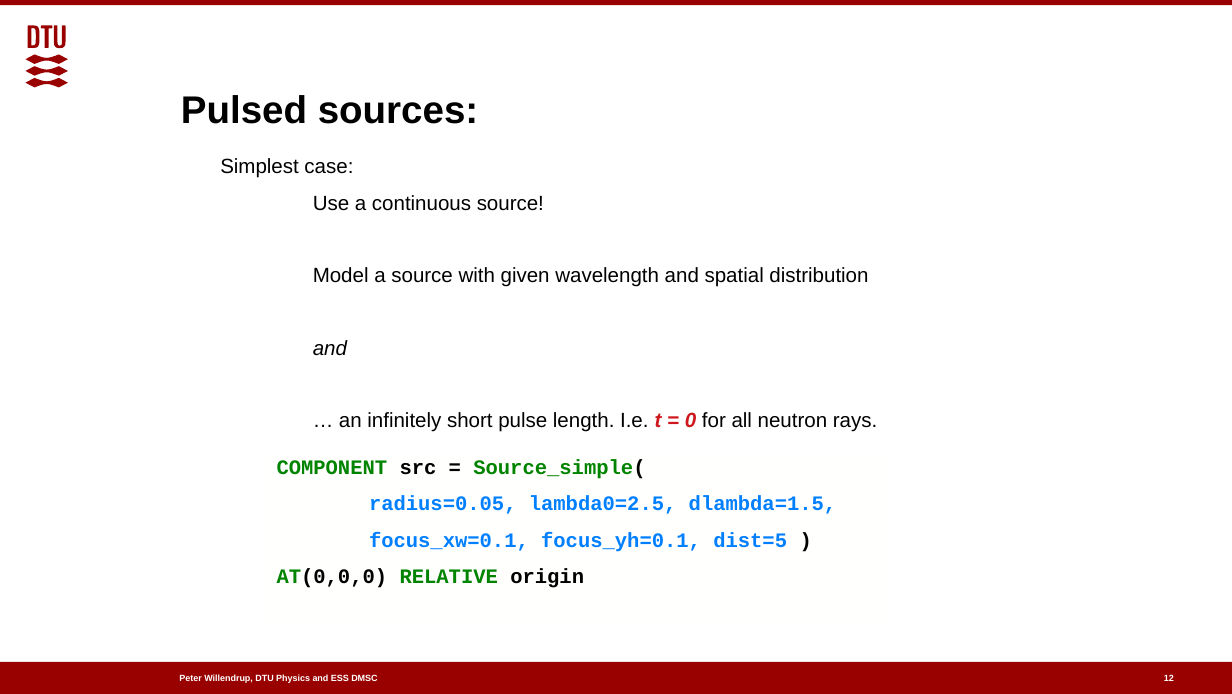
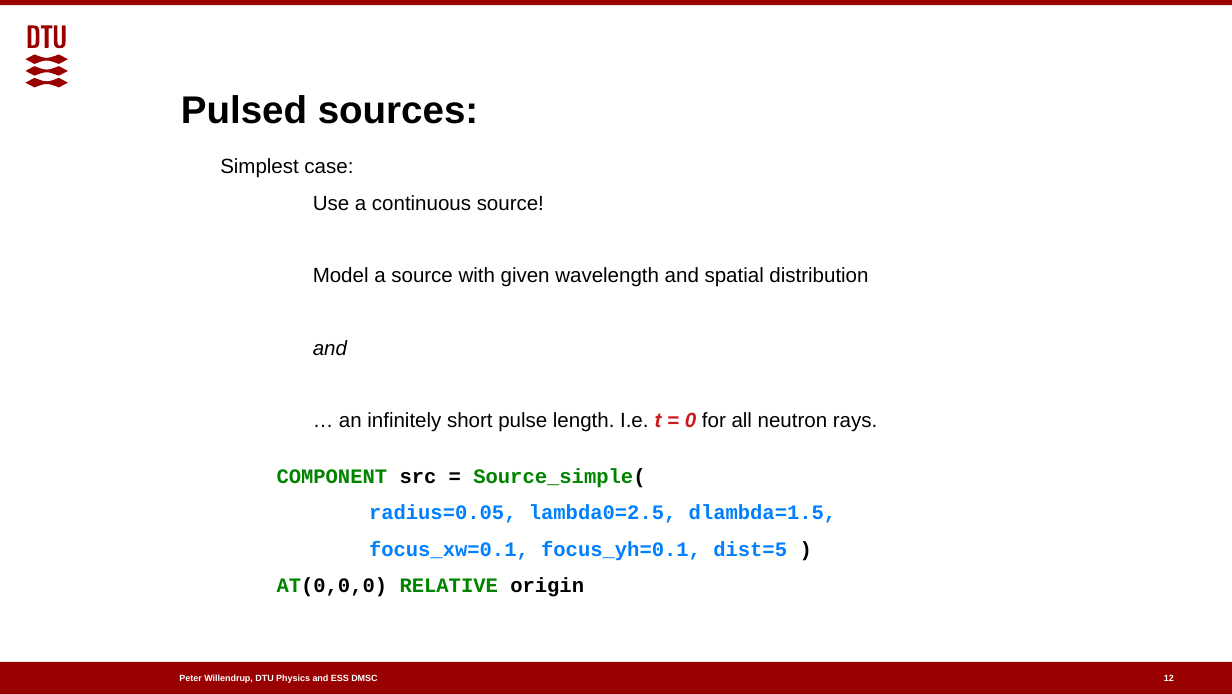
Before and after one commit to McStasMcXtrace/Schools, a slide deck: slide 12 of 2024/NECSA_October_2024/01_Monday_October_7th/02_McStas_sources_and_monitors/Sources_and_Monitors_part_2.pptx. Drawn at 1232x694 pixels with LibreOffice and Linux fonts; fonts in the diff are those of the drawing; background and template pictures are left out. Boxes give left, top, right and bottom in pixels: in the first picture for what was removed or moved away, otherwise in the second. Text is boxed around its words. In the diff, an @@ line names an element or a change of style, - is before the commit and + after.

```diff
--- a/2024/NECSA_October_2024/01_Monday_October_7th/02_McStas_sources_and_monitors/Sources_and_Monitors_part_2.pptx
+++ b/2024/NECSA_October_2024/01_Monday_October_7th/02_McStas_sources_and_monitors/Sources_and_Monitors_part_2.pptx
@@ text "COMPONENT src = Source_simple(" rewrapped from [272, 459, 884, 459] to [277, 469, 837, 597] @@
```
Also in this commit, not shown: 6 other slides changed, 3 other files.
